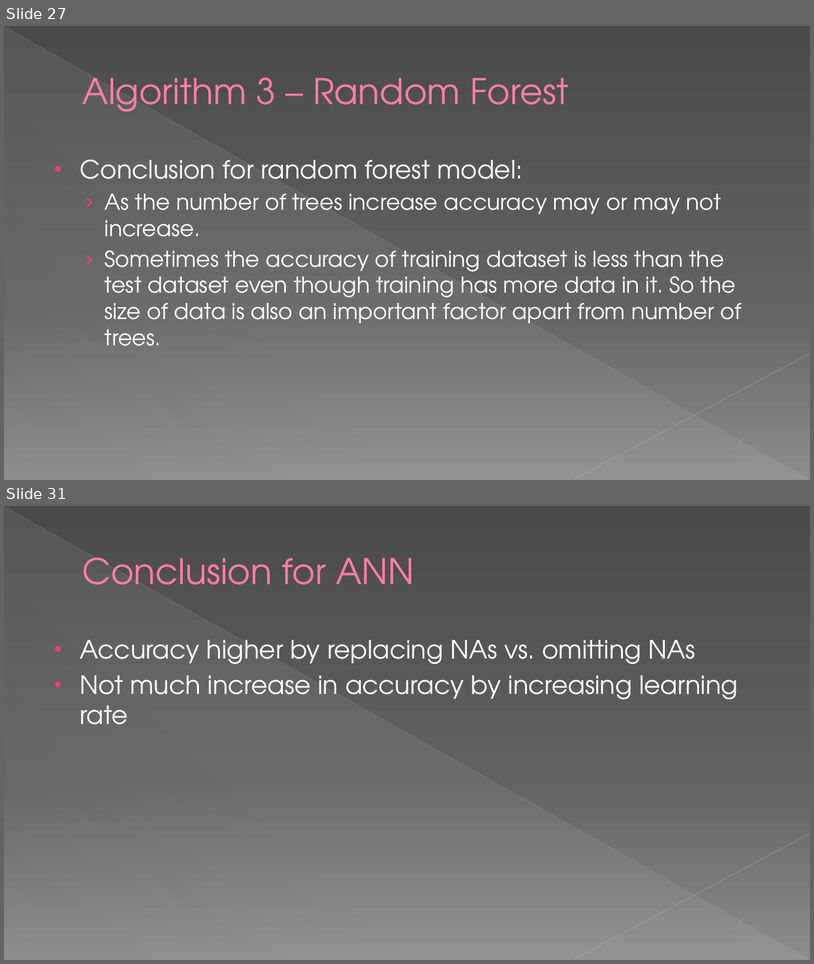
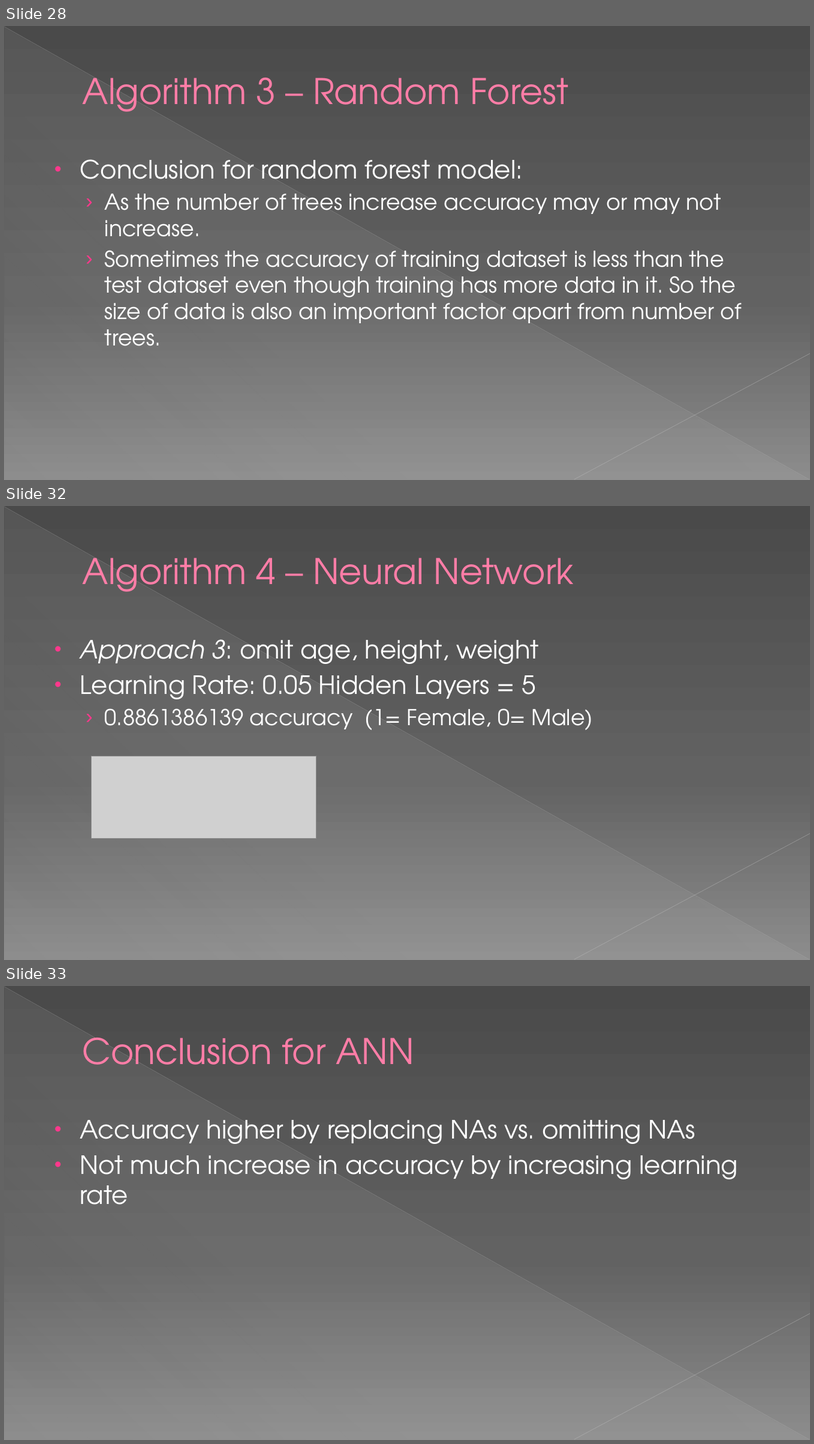
Before and after one commit to dhavalaM/CS513-Project, a slide deck: Presentation_YPS.pptx. Shown one above the other, each under a label of ours: slides 27 and 31 before the commit, slides 28, 32 and 33 after it; the slides between them are not shown. The pictures are 814x964 and 814x1444 pixels, drawn with LibreOffice and Linux fonts; fonts in the diff are those of the drawing; grey boxes stand for pictures. Boxes give left, top, right and bottom in pixels: in the first picture for what was removed or moved away, otherwise in the second. Text is boxed around its words. In the diff, an @@ line names an element or a change of style, - is before the commit and + after.

```diff
--- a/Presentation_YPS.pptx
+++ b/Presentation_YPS.pptx
@@ slide 32 added at [4,506,810,960], background gradient #4A4A4A to #626262 to #8C8C8C; not listed: 3 template elements that a slide beside it also shows @@
@@ title added at [83,558,575,592], 42 pt, text #FF7DA7 @@
+Algorithm 4 – Neural Network
@@ text added at [80,639,594,730], 30 pt, text #FFFFFF @@
+• Approach 3: omit age, height, weight
+• Learning Rate: 0.05 Hidden Layers = 5
+  › 0.8861386139 accuracy (1= Female, 0= Male)
@@ picture added at [92,756,317,838] @@
@@ what was slide 27 is now slide 28 @@
@@ what was slide 31 is now slide 33 @@
```
Also in this commit, not shown: 6 slides changed, 1 other slide added.
